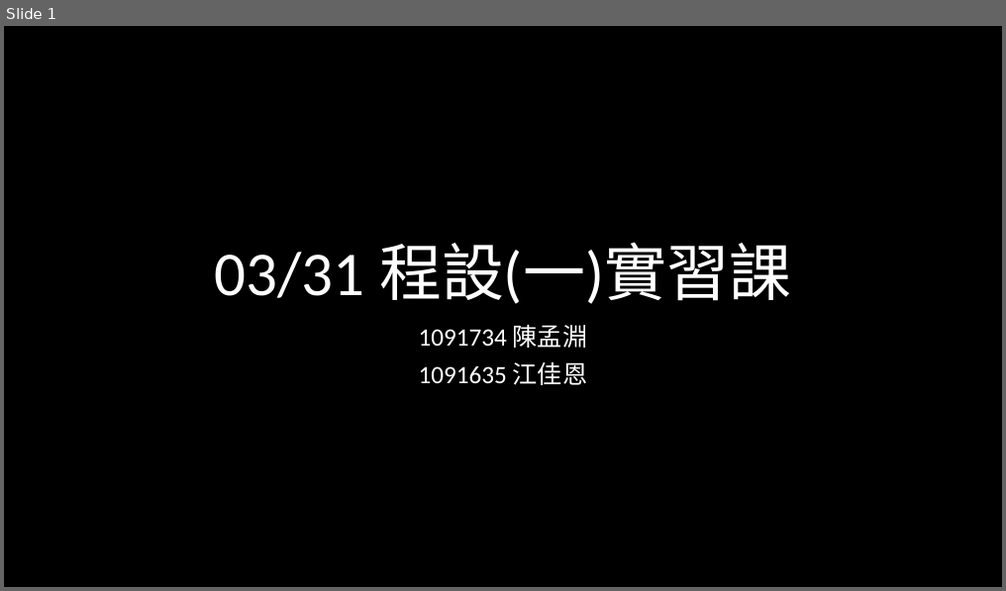
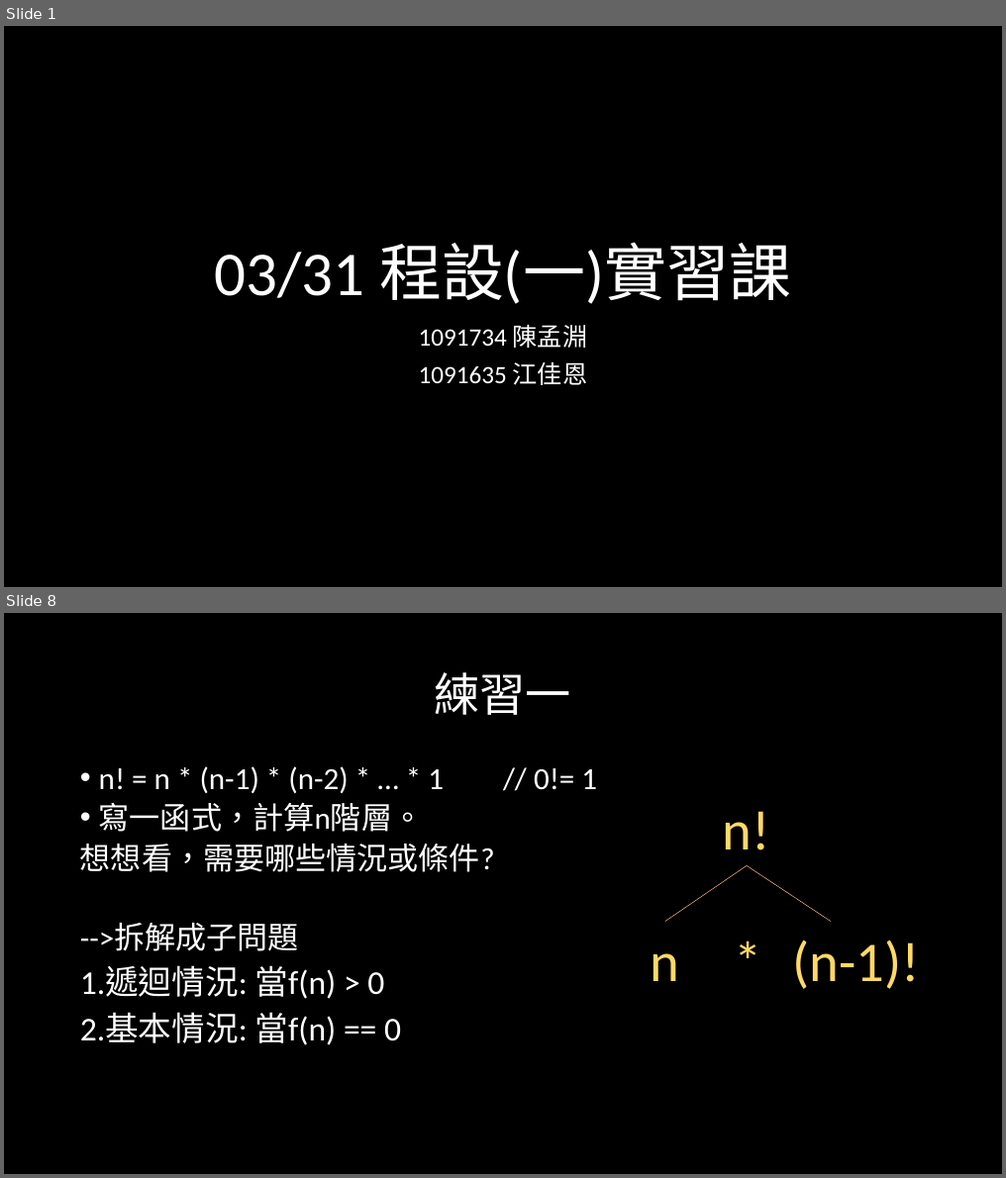
Before and after one commit to weermark/class, a slide deck: practical_class/class_ppt/0421程一實習.pptx. Shown one above the other, each under a label of ours: slide 1 before the commit, slides 1 and 8 after it; the slides between them are not shown. The pictures are 1006x591 and 1006x1178 pixels, drawn with LibreOffice and Linux fonts; fonts in the diff are those of the drawing. Boxes give left, top, right and bottom in pixels: in the first picture for what was removed or moved away, otherwise in the second. Text is boxed around its words. In the diff, an @@ line names an element or a change of style, - is before the commit and + after.

```diff
--- a/practical_class/class_ppt/0421程一實習.pptx
+++ b/practical_class/class_ppt/0421程一實習.pptx
@@ slide 8 added at box(4, 613, 1002, 1174), background #000000 @@
@@ title added at box(435, 672, 572, 715), 44 pt, text #FFFFFF @@
+練習一
@@ text added at box(80, 766, 597, 952), 29.6 pt, text #FFFFFF @@
+• n! = n * (n-1) * (n-2) * … * 1 // 0!= 1
+• 寫一函式，計算n階層。
+想想看，需要哪些情況或條件?
+-->拆解成子問題
@@ group added at box(650, 811, 920, 997): 4 texts, 2 lines @@
+n!
+n
+(n-1)!
+*
@@ text added at box(80, 965, 401, 1046), 32 pt, text #FFFFFF @@
+1.遞迴情況: 當f(n) > 0
+2.基本情況: 當f(n) == 0
```
Also in this commit, not shown: 1 slide changed, 15 other slides added, 1 other file.
